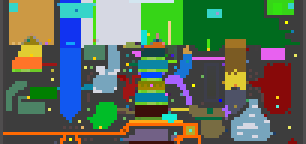
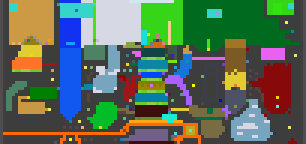
Layers edited between the first and the second (306, 144) image:
painted on "biome_map.png" over <box>18,57,96,114</box>
